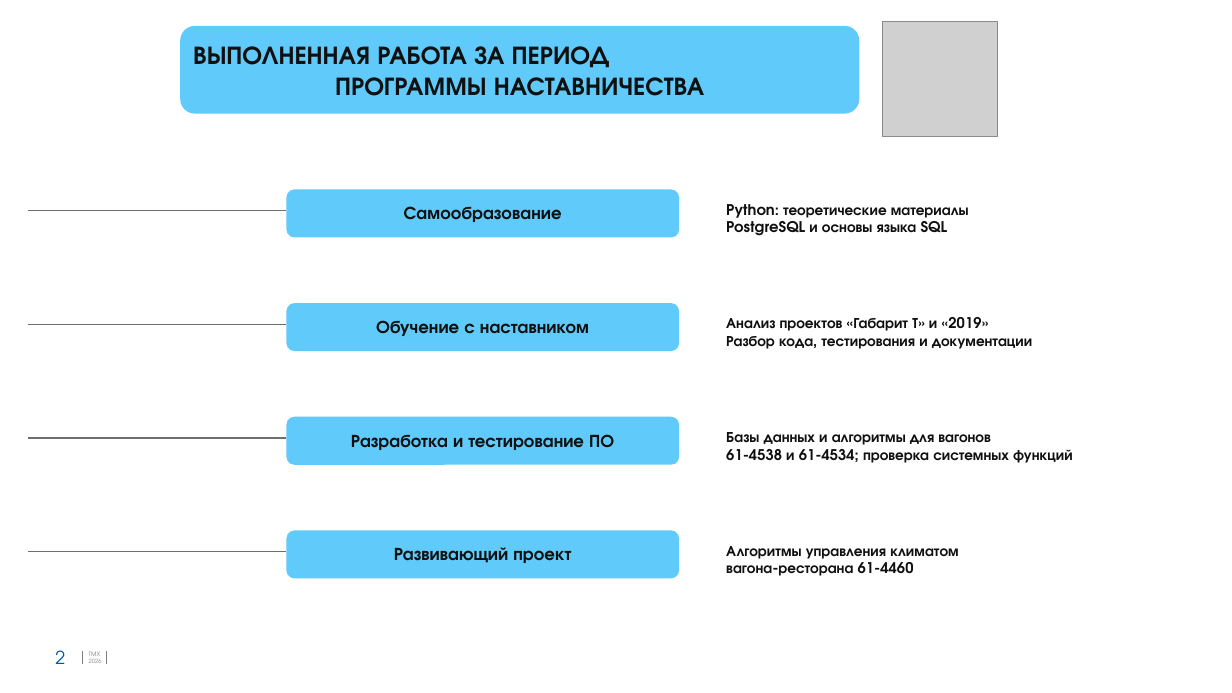
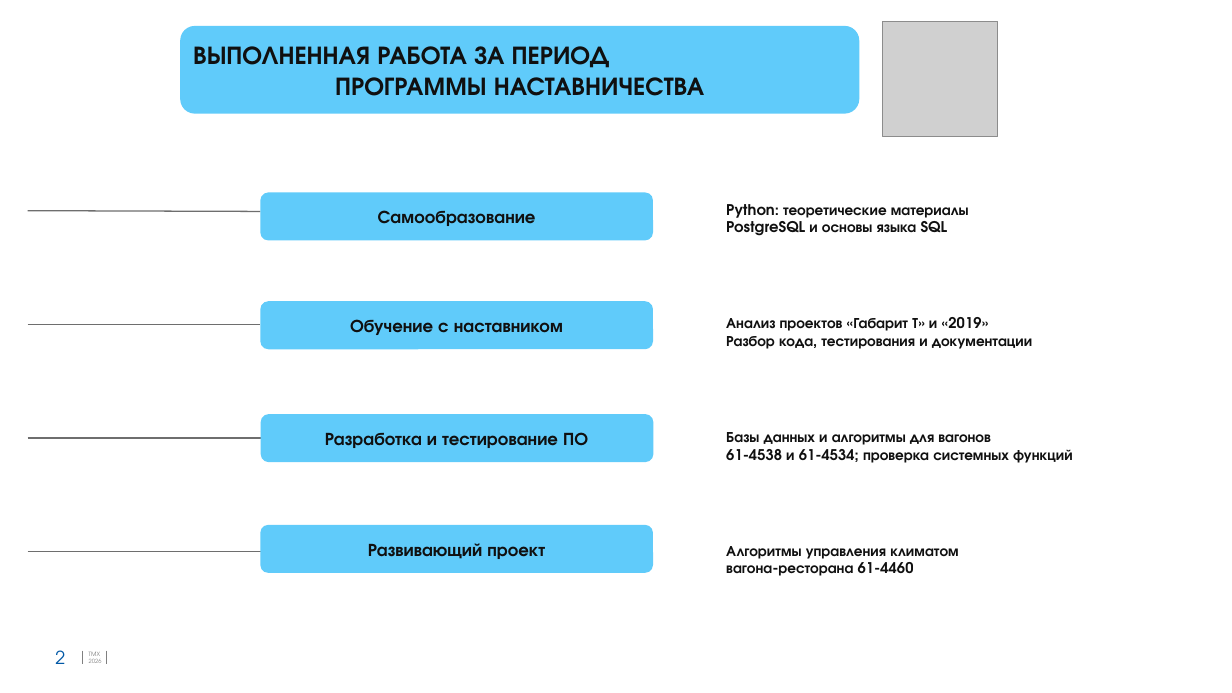
Before and after one commit to PoetOrpheus/docssss, a slide deck: slide 2 of Отчёт_по_наставничеству_Девяткин_Д.А..pptx. Drawn at 1232x693 pixels with LibreOffice and Linux fonts; fonts in the diff are those of the drawing; grey boxes stand for pictures; background and template pictures are left out. Boxes give left, top, right and bottom in pixels: in the first picture for what was removed or moved away, otherwise in the second. Text is boxed around its words. In the diff, an @@ line names an element or a change of style, - is before the commit and + after.

```diff
--- a/Отчёт_по_наставничеству_Девяткин_Д.А..pptx
+++ b/Отчёт_по_наставничеству_Девяткин_Д.А..pptx
@@ text "Самообразование": place and size @@
-text "Самообразование" at box(404, 206, 562, 222)
+text "Самообразование" at box(378, 210, 536, 226)
@@ rounded rectangle: place and size @@
-rounded rectangle at box(287, 189, 679, 238)
+rounded rectangle at box(261, 192, 653, 240)
@@ line moved from (28, 211) - (287, 211) to (28, 211) - (261, 212) @@
@@ line moved from (28, 324) - (287, 324) to (28, 324) - (261, 324) @@
@@ text "Обучение с наставником": place and size @@
-text "Обучение с наставником" at box(376, 320, 589, 336)
+text "Обучение с наставником" at box(350, 319, 563, 335)
@@ rounded rectangle: place and size @@
-rounded rectangle at box(287, 303, 679, 351)
+rounded rectangle at box(261, 301, 653, 349)
@@ rounded rectangle: place and size @@
-rounded rectangle at box(287, 417, 679, 465)
+rounded rectangle at box(261, 414, 653, 462)
@@ text "Разработка и тестирование ПО": place and size @@
-text "Разработка и тестирование ПО" at box(351, 434, 614, 450)
+text "Разработка и тестирование ПО" at box(325, 432, 588, 448)
@@ text "Развивающий проект": place and size @@
-text "Развивающий проект" at box(394, 547, 571, 563)
+text "Развивающий проект" at box(368, 543, 545, 559)
@@ rounded rectangle: place and size @@
-rounded rectangle at box(287, 531, 679, 579)
+rounded rectangle at box(261, 525, 653, 573)
```
Also in this commit, not shown: 5 other slides changed.
